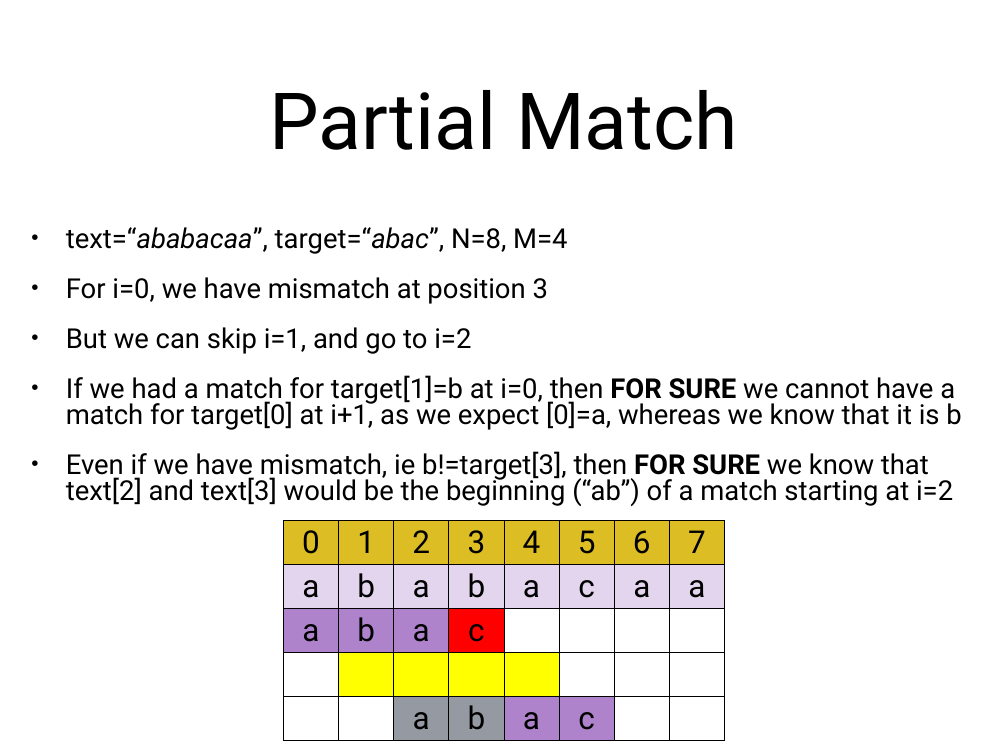
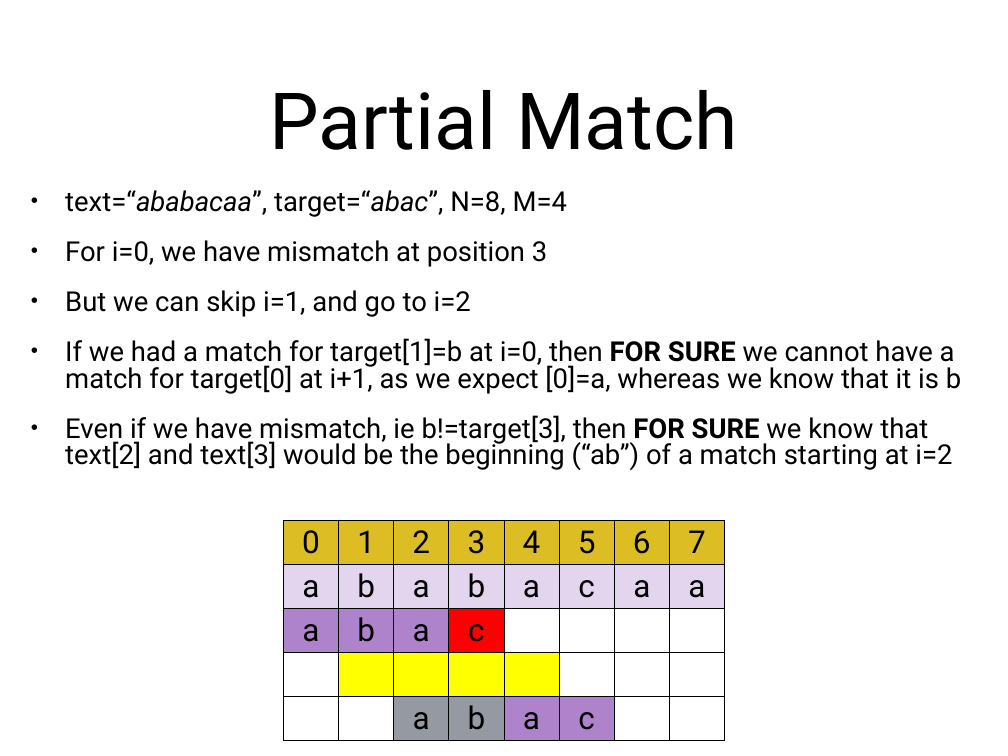
Before and after one commit to arcuri82/algorithms, a slide deck: slide 9 of docs/slides/09/09_regex.pptx. Drawn at 1008x756 pixels with LibreOffice and Linux fonts; fonts in the diff are those of the drawing. Boxes give left, top, right and bottom in pixels: in the first picture for what was removed or moved away, otherwise in the second. Text is boxed around its words. In the diff, an @@ line names an element or a change of style, - is before the commit and + after.

```diff
--- a/docs/slides/09/09_regex.pptx
+++ b/docs/slides/09/09_regex.pptx
@@ text "text=“ababacaa”, target=“abac”, N=8, M=4" moved from (x1=66, y1=227, x2=961, y2=506) to (x1=65, y1=190, x2=961, y2=470) @@
```
Also in this commit, not shown: 3 other slides changed, 29 slides added, 2 slides removed, 5 other files.
